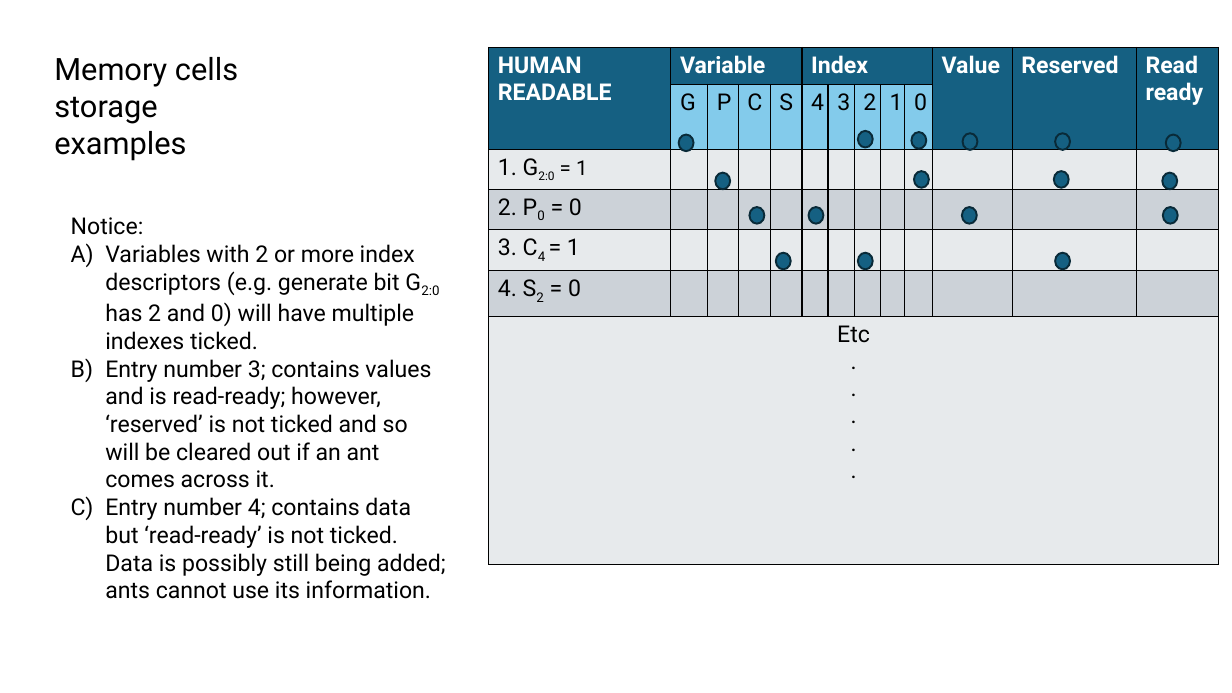
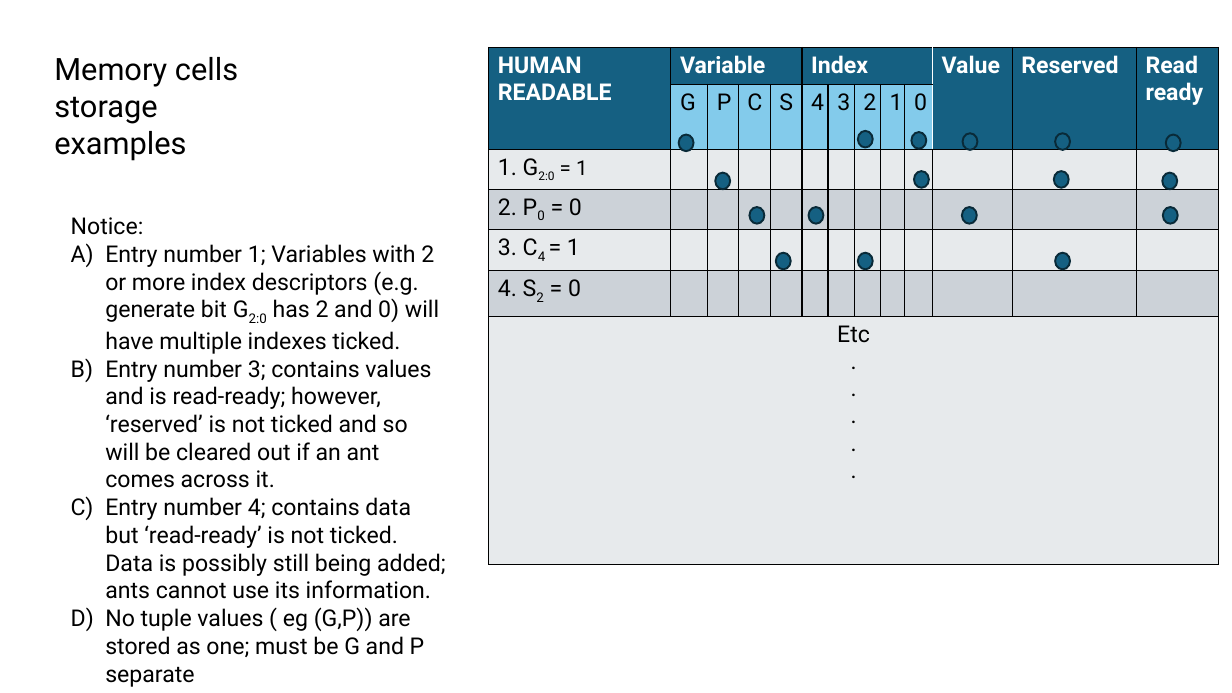
Before and after one commit to John-Cap/Ant-Colony-Calculator-Simulator, a slide deck: slide 2 of design/ant_board.pptx. Drawn at 1232x693 pixels with LibreOffice and Linux fonts; fonts in the diff are those of the drawing. Boxes give left, top, right and bottom in pixels: in the first picture for what was removed or moved away, otherwise in the second. Text is boxed around its words. In the diff, an @@ line names an element or a change of style, - is before the commit and + after.

```diff
--- a/design/ant_board.pptx
+++ b/design/ant_board.pptx
@@ table at bbox=[489, 47, 1219, 526] @@
@@ borders changed @@
@@ text at bbox=[105, 244, 439, 354]: text changed @@
-A) Variables with 2 or more index descriptors (e.g. generate bit G2:0 has 2 and 0) will have multiple indexes ticked.
+A) Entry number 1; Variables with 2 or more index descriptors (e.g. generate bit G2:0 has 2 and 0) will have multiple indexes ticked.
@@ text at bbox=[105, 607, 425, 687]: paragraph added @@
+D) No tuple values ( eg (G,P)) are stored as one; must be G and P separate
```
Also in this commit, not shown: 3 other slides changed, 4 slides added, 1 slide removed.
